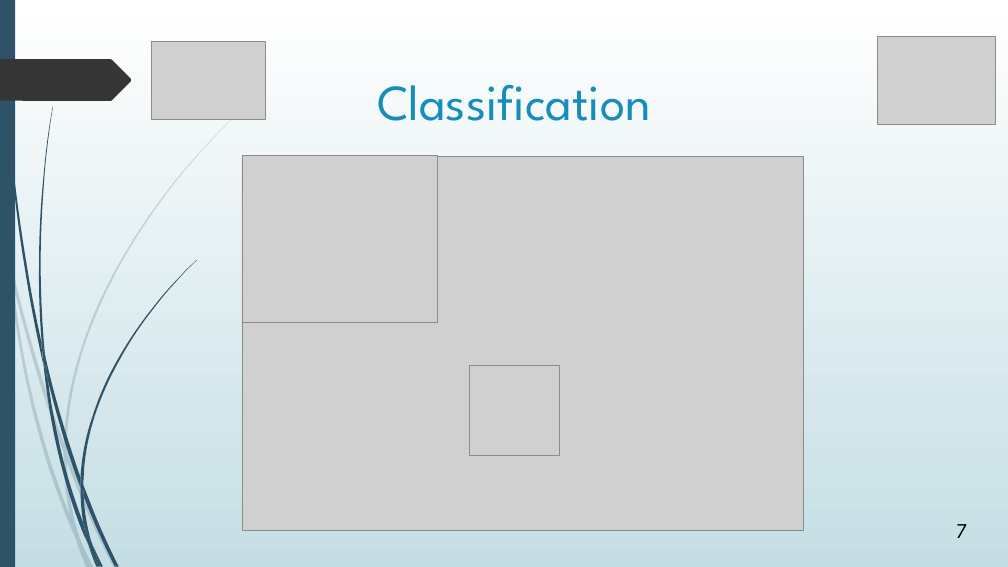
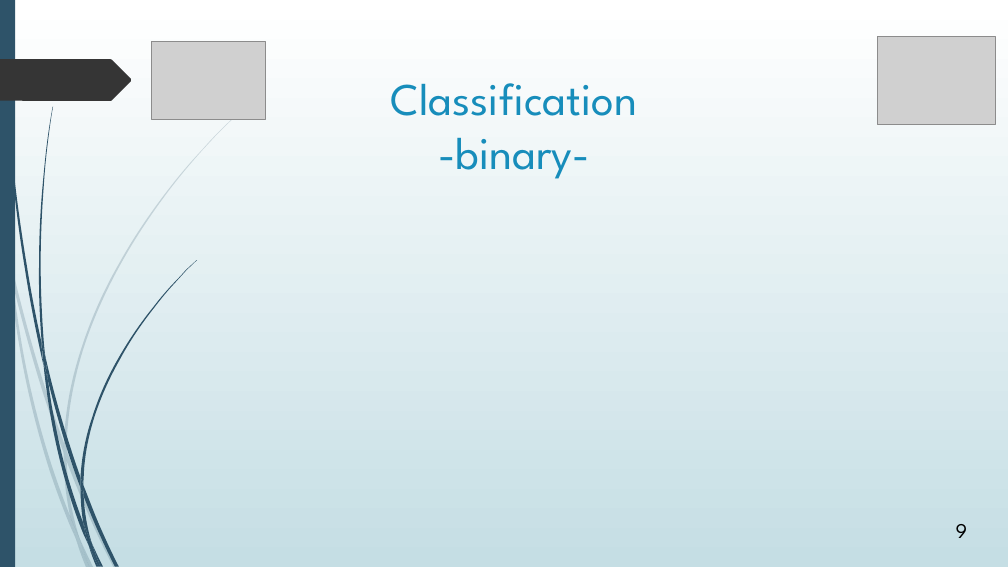
Before and after one commit to avasile96/CAD, a slide deck: slide 9 of Presentation_updated.pptx (slide 7 before the commit). Drawn at 1008x567 pixels with LibreOffice and Linux fonts; fonts in the diff are those of the drawing; grey boxes stand for pictures. Boxes give left, top, right and bottom in pixels: in the first picture for what was removed or moved away, otherwise in the second. Text is boxed around its words. In the diff, an @@ line names an element or a change of style, - is before the commit and + after.

```diff
--- a/Presentation_updated.pptx
+++ b/Presentation_updated.pptx
@@ title at box(391, 83, 638, 179): text changed; size 48 to 43.2 pt @@
-Classification
+Classification
+-binary-
@@ picture removed at box(242, 156, 803, 530) @@
@@ picture removed at box(242, 156, 437, 322) @@
@@ picture removed at box(469, 365, 559, 455) @@
@@ page number at box(956, 524, 968, 538): text changed @@
-7
+9
```
Also in this commit, not shown: 1 other slide changed, 7 slides added, 3 slides removed.
